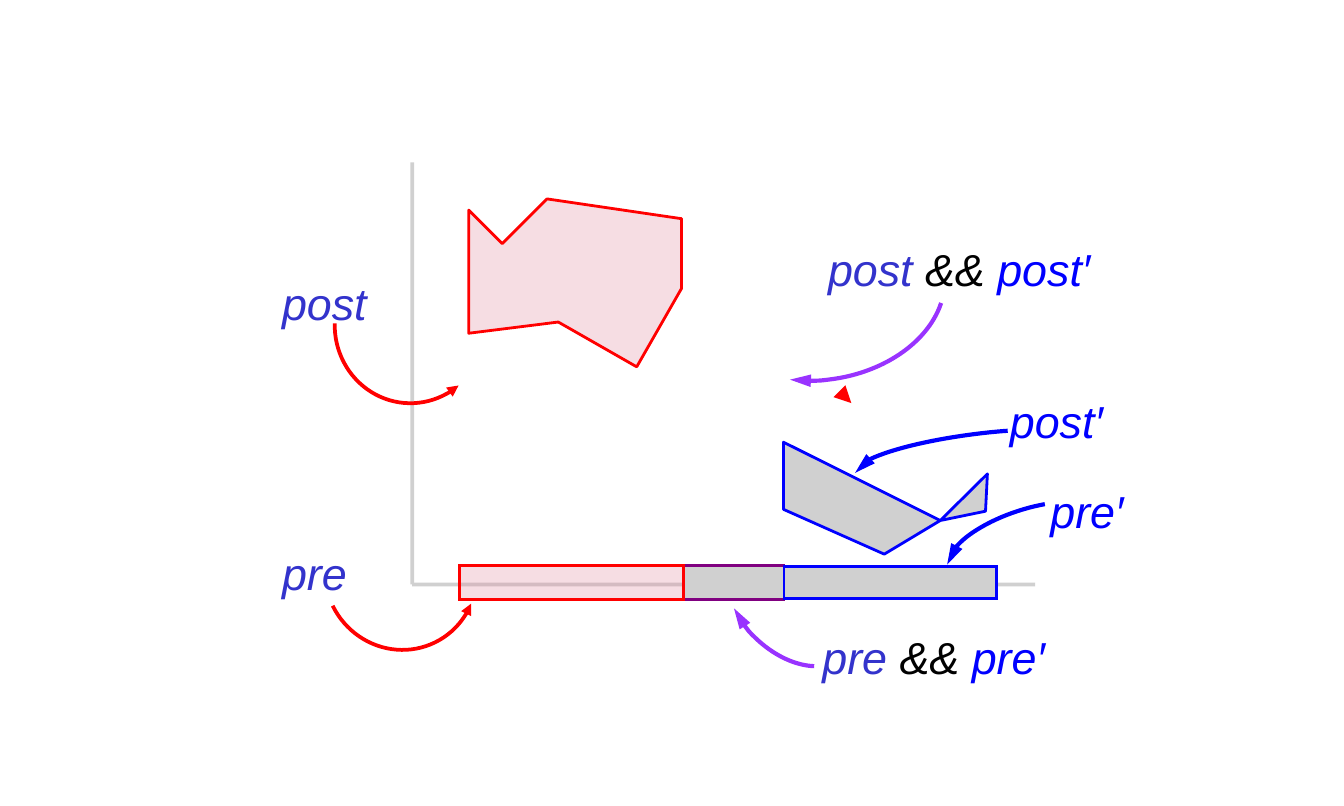
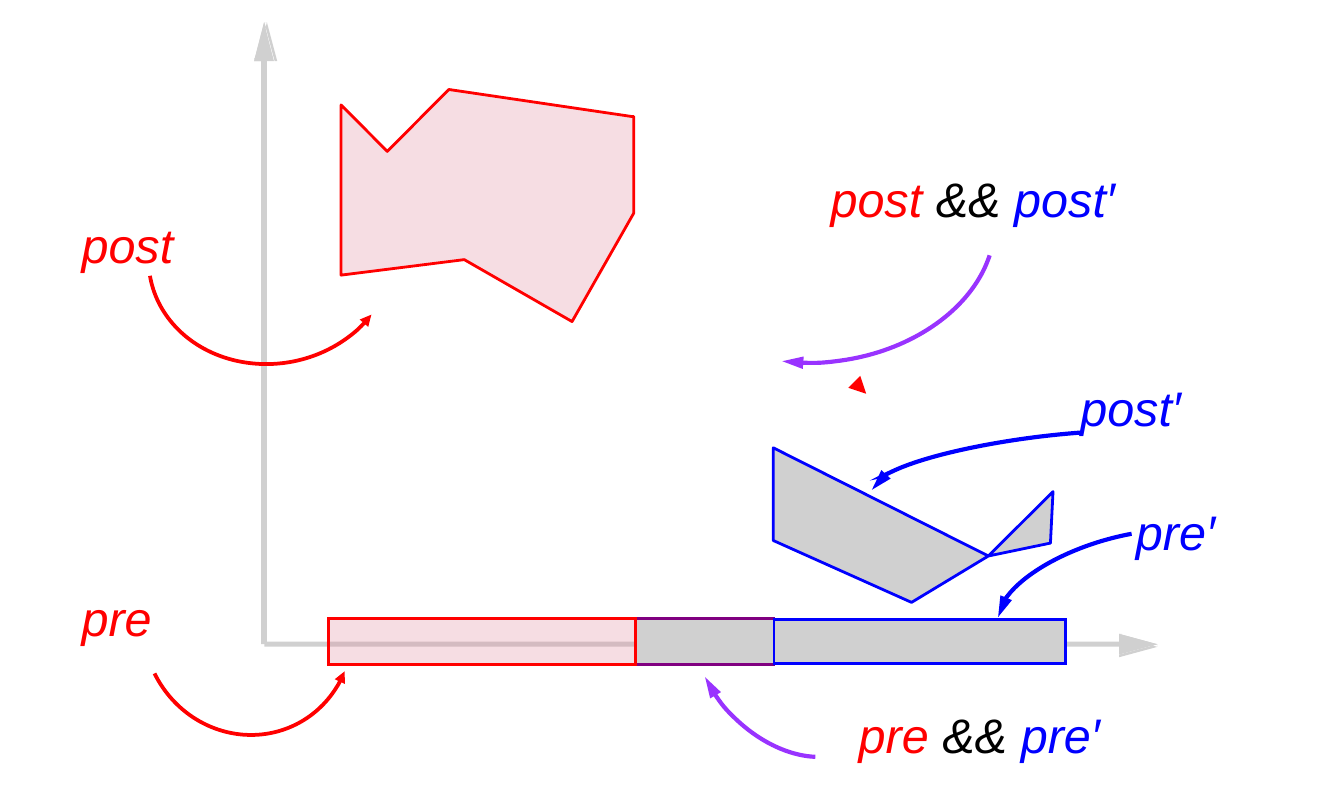
Before and after one commit to GaloisInc/ESCJava2, a slide deck: slide 22 of ESCTools/slides/CAV2007Tutorial/new-diagrams.ppt (slide 21 before the commit). Drawn at 1344x806 pixels with LibreOffice and Linux fonts; fonts in the diff are those of the drawing; grey boxes stand for pictures; background and template pictures are left out. Boxes give left, top, right and bottom in pixels: in the first picture for what was removed or moved away, otherwise in the second. Text is boxed around its words. In the diff, an @@ line names an element or a change of style, - is before the commit and + after.

```diff
--- a/ESCTools/slides/CAV2007Tutorial/new-diagrams.ppt
+++ b/ESCTools/slides/CAV2007Tutorial/new-diagrams.ppt
@@ picture added at box(254, 23, 277, 62) @@
@@ picture added at box(254, 23, 274, 62) @@
@@ picture: place and size @@
-picture at box(410, 163, 414, 585)
+picture at box(261, 60, 266, 644)
@@ freeform shape: place and size @@
-freeform shape at box(682, 180, 956, 395)
+freeform shape at box(635, 86, 1010, 383)
@@ freeform shape: place and size @@
-freeform shape at box(469, 199, 681, 367)
+freeform shape at box(341, 90, 634, 323)
@@ freeform shape at box(132, 128, 410, 382): rotation 91 to 80 degrees; outline redrawn @@
@@ text "post && post′": place and size @@
-text "post && post′" at box(828, 255, 1090, 295)
+text "post && post′" at box(831, 183, 1115, 226)
@@ text "post && post′" at box(831, 183, 1115, 226): size 24 to 26 pt; text colour #3333CC to #FF0000 in "post" @@
@@ text "post" at box(82, 231, 174, 273): size 24 to 26 pt, text colour #3333CC to #FF0000 @@
@@ text "post": place and size @@
-text "post" at box(282, 291, 367, 329)
+text "post" at box(82, 231, 174, 273)
@@ text "post′": place and size @@
-text "post′" at box(1010, 407, 1103, 447)
+text "post′" at box(1080, 392, 1181, 436)
@@ text "post′" at box(1080, 392, 1181, 436): size 24 to 26 pt @@
@@ arrow moved from (851, 403) - (851, 403) to (866, 394) - (866, 394) @@
@@ freeform shape: place and size @@
-freeform shape at box(853, 419, 1109, 498)
+freeform shape at box(868, 416, 1219, 523)
@@ picture: place and size @@
-picture at box(784, 442, 988, 554)
+picture at box(773, 448, 1052, 602)
@@ freeform shape: place and size @@
-freeform shape at box(298, 470, 503, 677)
+freeform shape at box(107, 485, 389, 770)
@@ freeform shape: place and size @@
-freeform shape at box(937, 484, 1131, 607)
+freeform shape at box(985, 506, 1252, 677)
@@ text "pre′" at box(1136, 516, 1215, 560): size 24 to 26 pt @@
@@ text "pre′": place and size @@
-text "pre′" at box(1050, 497, 1123, 537)
+text "pre′" at box(1136, 516, 1215, 560)
@@ freeform shape: place and size @@
-freeform shape at box(704, 520, 877, 691)
+freeform shape at box(664, 557, 902, 791)
@@ text "pre": place and size @@
-text "pre" at box(282, 566, 347, 599)
+text "pre" at box(82, 610, 152, 646)
@@ text "pre" at box(82, 610, 152, 646): size 24 to 26 pt, text colour #3333CC to #FF0000 @@
@@ rectangle: place and size @@
-rectangle at box(460, 566, 684, 599)
+rectangle at box(328, 618, 636, 665)
@@ picture: place and size @@
-picture at box(413, 583, 1036, 587)
+picture at box(636, 618, 774, 665)
@@ picture: place and size @@
-picture at box(784, 567, 996, 599)
+picture at box(774, 620, 1066, 664)
@@ picture: place and size @@
-picture at box(683, 566, 784, 599)
+picture at box(265, 642, 1120, 648)
@@ picture added at box(1120, 634, 1157, 657) @@
@@ picture added at box(1120, 634, 1157, 655) @@
@@ text "pre && pre′": place and size @@
-text "pre && pre′" at box(822, 643, 1045, 683)
+text "pre && pre′" at box(859, 719, 1100, 763)
@@ text "pre && pre′" at box(859, 719, 1100, 763): size 24 to 26 pt; text colour #3333CC to #FF0000 in "pre" @@
```
Also in this commit, not shown: 14 other slides changed, 3 slides added, 1 slide removed, 39 other files.
